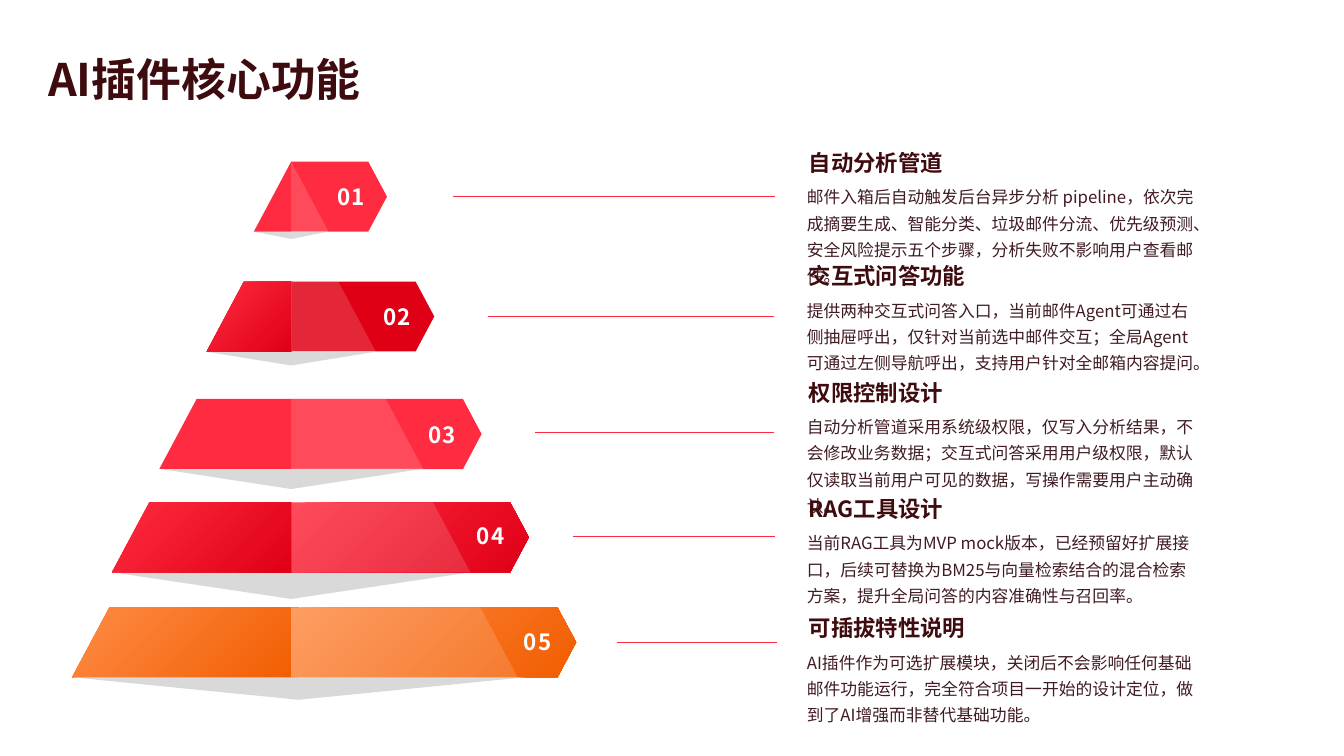
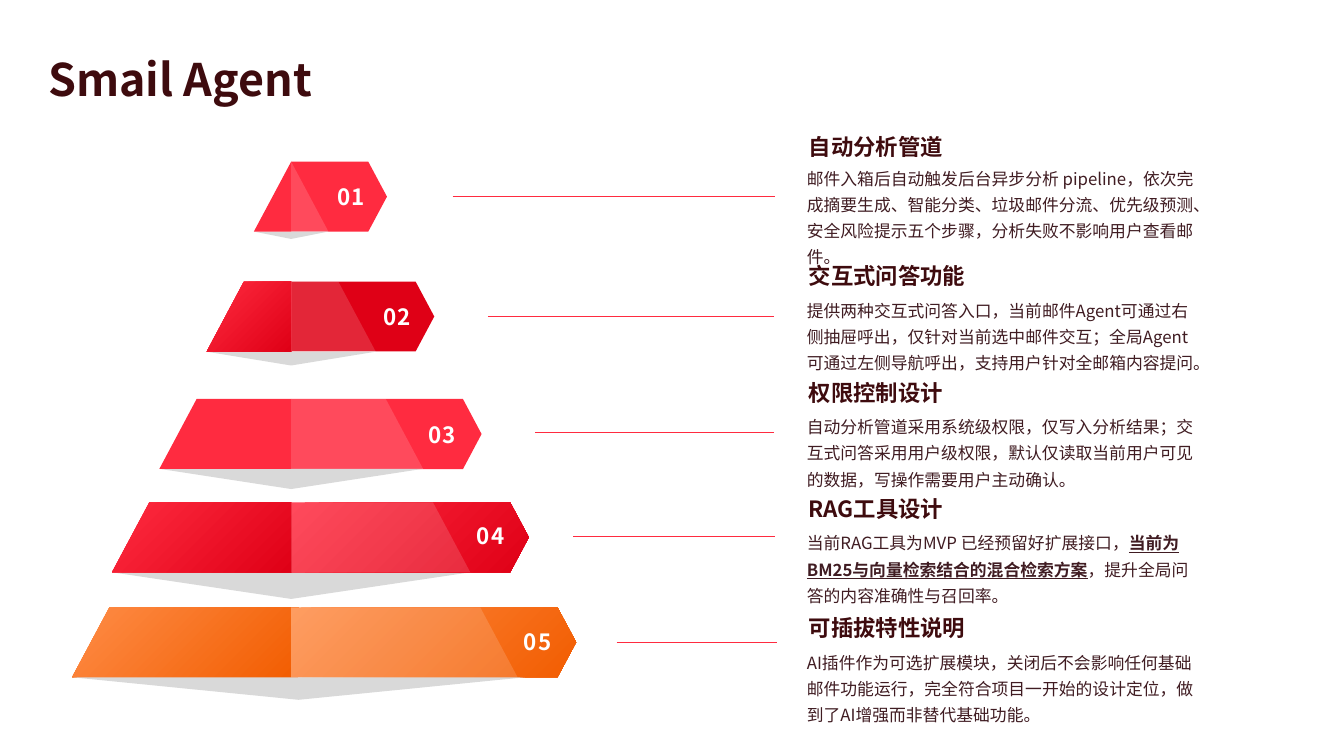
Before and after one commit to Si-xiyu/S-mail, a slide deck: slide 16 of doc/pre/最终版.pptx. Drawn at 1344x756 pixels with LibreOffice and Linux fonts; fonts in the diff are those of the drawing. Boxes give left, top, right and bottom in pixels: in the first picture for what was removed or moved away, otherwise in the second. Text is boxed around its words. In the diff, an @@ line names an element or a change of style, - is before the commit and + after.

Commit message:
ppt

```diff
--- a/doc/pre/最终版.pptx
+++ b/doc/pre/最终版.pptx
@@ text at (x1=48, y1=59, x2=312, y2=107): text changed @@
-AI插件核心功能
+Smail Agent
@@ text "自动分析管道" moved from (x1=809, y1=152, x2=943, y2=173) to (x1=809, y1=136, x2=943, y2=157) @@
@@ text "邮件入箱后自动触发后台异步分析 pipeline，依次完成摘要生成、智能分类、垃圾邮件分流、优先级预测、安全风险提示五个 ..." moved from (x1=807, y1=189, x2=1210, y2=287) to (x1=807, y1=171, x2=1210, y2=268) @@
@@ text at (x1=807, y1=419, x2=1193, y2=488): text changed @@
-自动分析管道采用系统级权限，仅写入分析结果，不会修改业务数据；交互式问答采用用户级权限，默认仅读取当前用户可见的数据，写操作需要用户主动确认。
+自动分析管道采用系统级权限，仅写入分析结果；交互式问答采用用户级权限，默认仅读取当前用户可见的数据，写操作需要用户主动确认。
@@ text at (x1=807, y1=534, x2=1189, y2=604): text changed @@
-当前RAG工具为MVP mock版本，已经预留好扩展接口，后续可替换为BM25与向量检索结合的混合检索方案，提升全局问答的内容准确性与召回率。
+当前RAG工具为MVP 已经预留好扩展接口，当前为BM25与向量检索结合的混合检索方案，提升全局问答的内容准确性与召回率。
```
Also in this commit, not shown: 4 other slides changed, 5 slides added, 7 slides removed, 2 other files.
